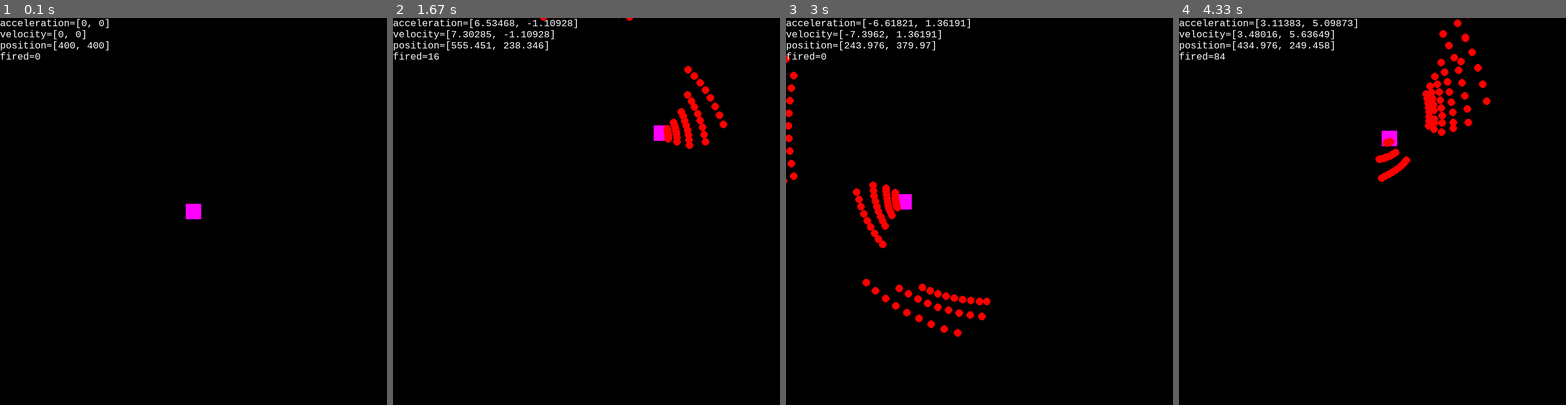
Above: before the commit, frames 1-4 (left to right).
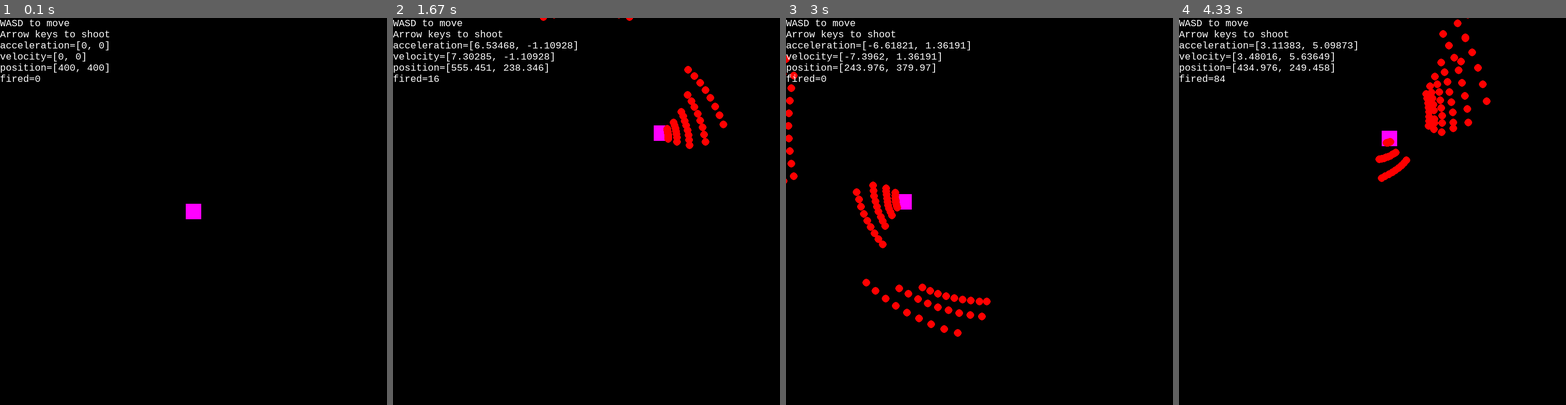
Above: after the commit, the same moments.

Repository: hitbox/scratch
Game: pygame game, started from pygame/movefire.py
Same seed, same stepped clock (60 frames per second), same inputs: the game is played once before the commit and once after it.
Inputs:
- Up to frame 1 (0.1 s): no input
- Up to frame 2 (1.67 s): hold Right 0.33-0.8 s; hold Up 0.83-1.13 s; hold W 0.83-1.13 s; hold Right 1.17-1.63 s; hold D 1.17-1.63 s
- Up to frame 3 (3 s): hold Left 1.67-2.2 s; hold A 1.67-2.2 s; hold Down 2.23-2.53 s; hold S 2.23-2.53 s; hold Left 2.57-2.97 s; hold A 2.57-2.97 s
- Up to frame 4 (4.33 s): hold Up 3-3.37 s; hold W 3-3.37 s; hold Right 3.4-4.03 s; hold D 3.4-4.03 s; hold Down from 4.07 s (still down); hold S from 4.07 s (still down)

The runs differ from the first frame. In frame 1, 1.0% of the frame differs, in the area x 0-29%, y 0-17%; in frame 2, 1.6%, in the area x 0-48%, y 0-17%; in frame 3, 1.5%; in frame 4, 1.6%.

Commit message:
pygame/movefire.py
- added more help and pulled list outside loop

Diff:
--- a/pygame/movefire.py
+++ b/pygame/movefire.py
@@ -22,6 +22,8 @@
 SHOT_THROW = 0.05
 SHOTSPREAD_ANGLE = 20
 SHOTSPREAD_STEP = 5
+
+DEBUG_PLAYER_ATTRS = ['acceleration', 'velocity', 'position']
 
 class Entity(pygame.sprite.Sprite):
 
@@ -152,8 +154,11 @@
     entities.update(elapsed)
     screen.fill('black')
     entities.draw(screen)
-    attrs = ['acceleration', 'velocity', 'position']
-    texts = [f'{name}={getattr(player, name)}' for name in attrs]
+    texts = [
+        'WASD to move',
+        'Arrow keys to shoot',
+    ]
+    texts.extend(f'{name}={getattr(player, name)}' for name in DEBUG_PLAYER_ATTRS)
     texts.append(f'{fired=}')
     images = [font.render(text, True, 'white') for text in texts]
     rects = [image.get_rect() for image in images]
